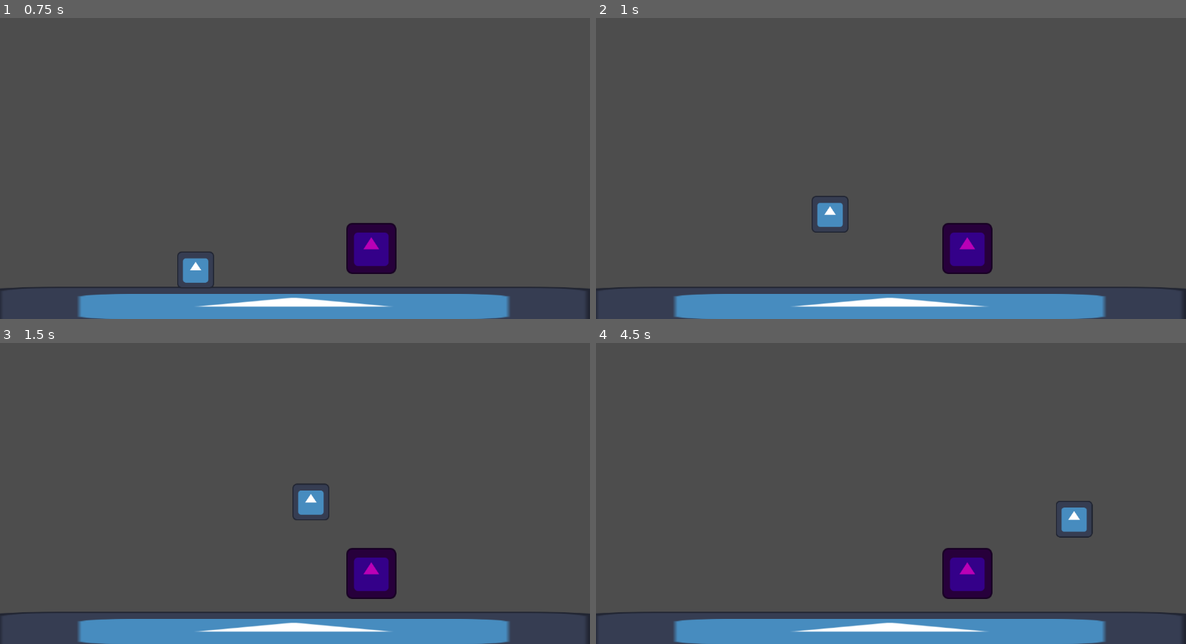
Above: before the commit, frames 1-4 (two rows, left to right).
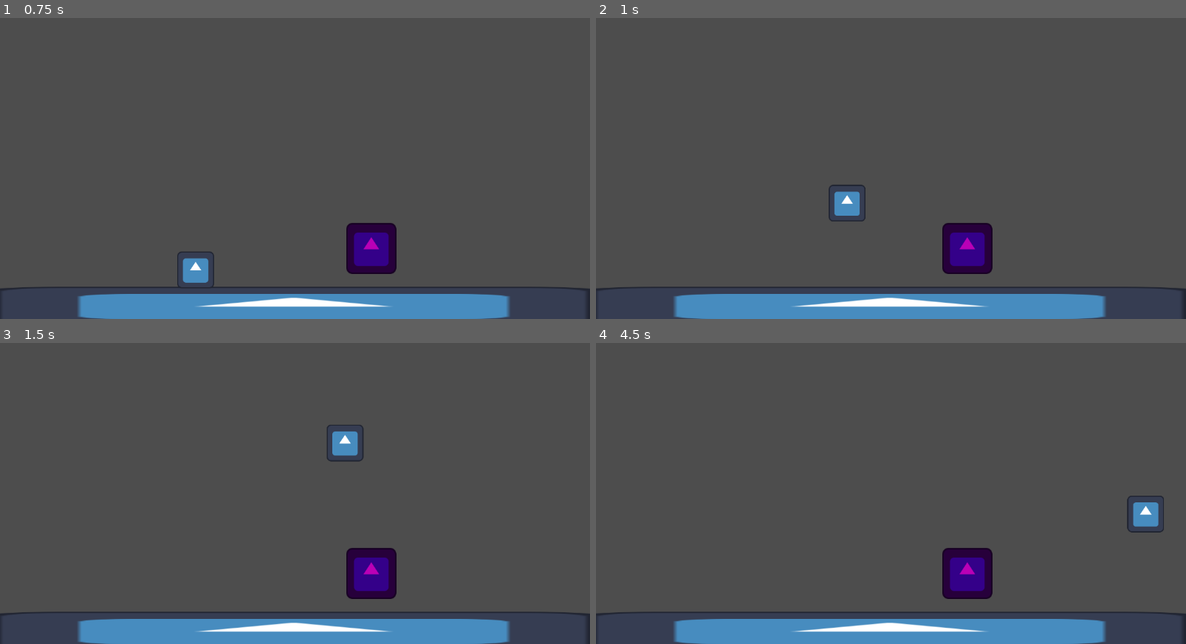
Above: after the commit, the same moments.

Repository: lauchasilva/MovimientoCaballerito-SilvaLautaro
Game: Godot game, scene res://piso.tscn
Same seed, same stepped clock (60 frames per second), same inputs: the game is played once before the commit and once after it. The project has no main scene, so this scene is started directly. The engine's default icon, where the game draws it, is replaced by a stand-in: a white triangle on a blue panel in a dark square.
Inputs (mouse positions are in pixels of both pictures, inside the frame that each line leads up to):
- Up to frame 1 (0.75 s): move the mouse to (424, 135) at 0.52 s; hold D (derecha) from 0.53 s (still down); click (424, 135) at 0.6 s
- Up to frame 2 (1 s): keep holding D (derecha); tap W (saltar) at 0.77 s; tap Shift (dash, bound only after the commit) at 0.8 s
- Up to frame 3 (1.5 s): keep holding D (derecha); tap W (saltar) at 1.07 s; move the mouse to (177, 493) at 1.27 s; tap Shift (dash, bound only after the commit) at 1.35 s
- Up to frame 4 (4.5 s): tap W (saltar) at 1.52, 1.55, 1.82, 3.02, 3.32 s; move the mouse to (950, 406) at 2.02 s; release D (derecha) at 2.03 s; hold A (izquierda) 2.03-2.78 s; hold W (saltar) 2.03-2.78 s; click (950, 406) at 2.3 s; move the mouse to (861, 544) at 2.77 s; hold D (derecha) 2.78-4.28 s; click (861, 544) at 2.85 s; tap Shift (dash, bound only after the commit) at 3.05, 3.6 s; move the mouse to (1068, 526) at 3.52 s; hold W (saltar) 3.53-4.28 s; move the mouse to (714, 427) at 4.27 s; hold A (izquierda) from 4.28 s (still down); click (714, 427) at 4.35 s

Frame 1 is identical in both runs. In frame 2, 0.7% of the frame differs, in the area x 36-46%, y 55-72%; in frame 3, 0.9%; in frame 4, 1.0%, in the area x 77-97%, y 50-65%.

Commit message:
timer de dash

Diff:
--- a/movimientocaballerito/personaje.gd
+++ b/movimientocaballerito/personaje.gd
@@ -10,8 +10,17 @@
 var KNOCKBACK_DEBIL = 500.0
 @onready var COOLDOWN_DANO_RECIBIDO: Timer = $TimerDanoRecibido
 var SEGUNDO_SALTO_DISPONIBLE = false
+var DASH_DISPONIBLE = true
+@onready var COOLDOWN_DASH: Timer = $TimerDash
+var VELOCIDAD_DASH = 2000.0
+var dash_activo = false
+var dash_duracion = 0.10
+var input_bloqueado = false
 
 func _physics_process(delta: float) -> void:
+	if dash_activo:
+		move_and_slide()
+		return
 	# Add the gravity.
 	if not is_on_floor():
 		velocity += get_gravity() * delta
@@ -22,6 +31,8 @@
 		velocity.y = JUMP_VELOCITY
 	if Input.is_action_just_pressed("saltar") and not is_on_floor():
 		segundo_salto()
+	if Input.is_action_just_pressed("dash"):
+		dash()
 	# Get the input direction and handle the movement/deceleration.
 	# As good practice, you should replace UI actions with custom gameplay actions.
 	var direction := Input.get_axis("izquierda", "derecha")
@@ -80,6 +91,9 @@
 		direccion.y = direccion.y * 0.4
 		velocity = direccion * KNOCKBACK_FUERTE
 		move_and_slide()
+		SEGUNDO_SALTO_DISPONIBLE = true
+	if body.is_in_group("enemigos") and Input.is_action_just_pressed("atacar") and AREA_ATAQUE.position == Vector2 (0,68):
+		COOLDOWN_DASH.stop()
 
 func _on_cuerpo_body_entered(body: Node2D) -> void:
 	if body.is_in_group("enemigos") and COOLDOWN_DANO_RECIBIDO.is_stopped():
@@ -92,7 +106,26 @@
 
 func segundo_salto():
 	if SEGUNDO_SALTO_DISPONIBLE:
-		velocity.y = JUMP_VELOCITY *0.5
+		velocity.y = JUMP_VELOCITY *0.8
 		SEGUNDO_SALTO_DISPONIBLE = false
 	else:
 		SEGUNDO_SALTO_DISPONIBLE = false
+
+func dash():
+	if COOLDOWN_DASH.is_stopped() and dash_activo == false:
+		dash_activo = true
+		COOLDOWN_DASH.start(0.5)
+		bloquear_input(dash_duracion)
+		var direccion = Input.get_axis("izquierda", "derecha")
+		if direccion == 0:
+			direccion = 1 if GIRADO_DERECHA else -1
+		velocity.x = direccion * VELOCIDAD_DASH
+		move_and_slide()
+		await get_tree().create_timer(dash_duracion).timeout
+		dash_activo = false
+		input_bloqueado = false  # Desbloquear
+
+func bloquear_input(duracion: float):
+	input_bloqueado = true
+	await get_tree().create_timer(duracion).timeout
+	input_bloqueado = false
--- a/movimientocaballerito/personaje.tscn
+++ b/movimientocaballerito/personaje.tscn
@@ -41,5 +41,8 @@
 [node name="TimerDanoRecibido" type="Timer" parent="."]
 one_shot = true
 
+[node name="TimerDash" type="Timer" parent="."]
+one_shot = true
+
 [connection signal="body_entered" from="cuerpo" to="." method="_on_cuerpo_body_entered"]
 [connection signal="body_entered" from="AreaAtaque" to="." method="_on_area_ataque_body_entered"]
--- a/movimientocaballerito/project.godot
+++ b/movimientocaballerito/project.godot
@@ -42,6 +42,11 @@
 "events": [Object(InputEventKey,"resource_local_to_scene":false,"resource_name":"","device":-1,"window_id":0,"alt_press …(192 unchanged characters)…
 ]
 }
+dash={
+"deadzone": 0.2,
+"events": [Object(InputEventKey,"resource_local_to_scene":false,"resource_name":"","device":-1,"window_id":0,"alt_pressed":false,"shift_pressed":false,"ctrl_pressed":false,"meta_pressed":false,"pressed":false,"keycode":0,"physical_keycode":4194325,"key_label":0,"unicode":0,"location":0,"echo":false,"script":null)
+]
+}
 
 [rendering]
 
